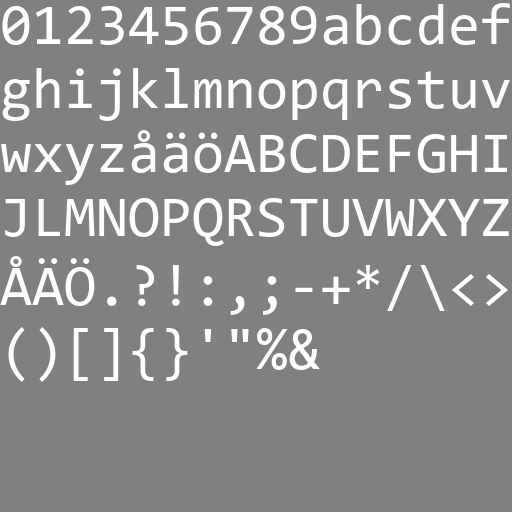
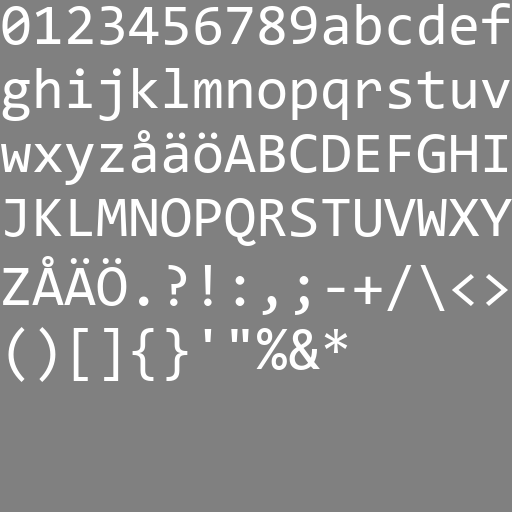
Two versions of the same layered image (512x512). Layer-by-layer changes:
renamed "JLMNOPQRSTUVWXYZ" to "JKLMNOPQRSTUVWXY", painted on it over [36,198,512,246]
renamed "()[]{}''%&" to "()[]{}''%&*", painted on it over [324,329,348,353]
renamed "ÅÄÖ.?!:,;-+*/\<>" to "ZÅÄÖ.?!:,;-+/\<>", painted on it over [0,256,382,315]
